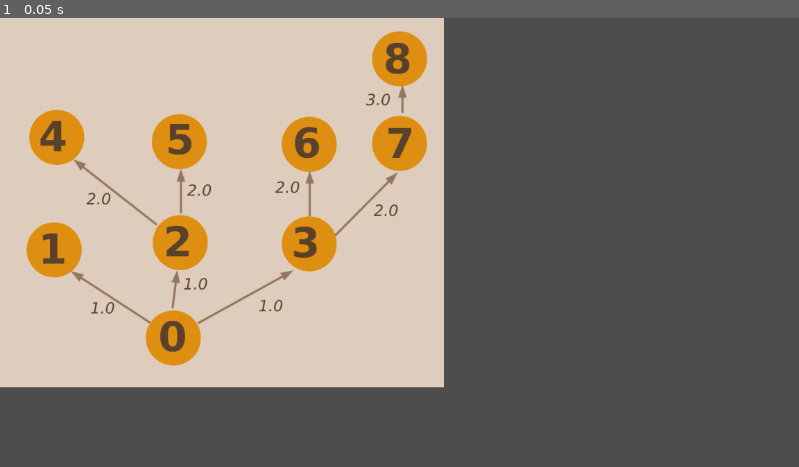
Above: before the commit, frame 1.
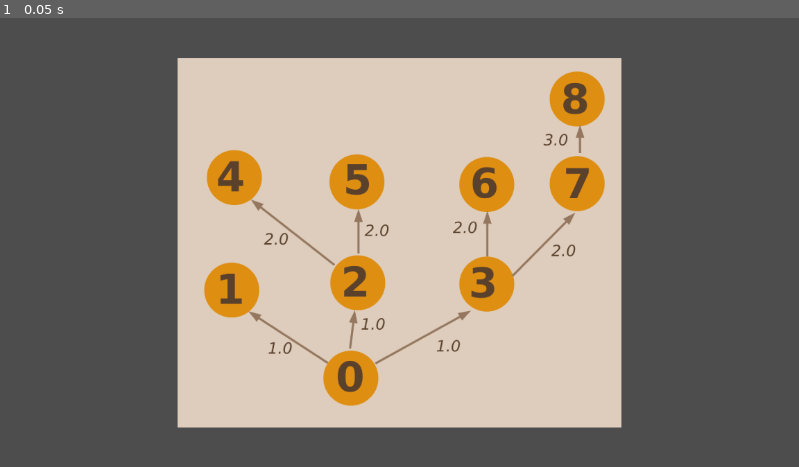
Above: after the commit, the same moment.

Repository: Sithoid/godot-graph
Game: Godot game, scene res://skill_tree.tscn
Two runs of this game, one before a commit and one after it. Both use one fixed random seed, a clock stepped at 60 frames per second and the inputs below.
Inputs:
- Up to frame 1 (0.05 s): no input

The runs differ from the first frame. In frame 1, 50% of the frame differs, in the area x 0-78%, y 0-92%.

Commit message:
Graph implementation

Diff:
--- a/graph_adjacency_list.gd
+++ b/graph_adjacency_list.gd
@@ -4,7 +4,7 @@
 ## This class stores graph data in an adjacency list.
 ## It's supposed to be used for directional acyclic graphs and can sort them and calculate shortest paths.
 
-## GDScript implementation by Sithoid (CC0); based on:
+## GDScript implementation by Sithoid; based on:
 ## https://www.geeksforgeeks.org/adjacency-list-meaning-definition-in-dsa/
 ## https://www.scaler.in/shortest-path-in-directed-acyclic-graph/
 
--- a/project.godot
+++ b/project.godot
@@ -14,3 +14,8 @@
 run/main_scene="res://skill_tree.tscn"
 config/features=PackedStringArray("4.3", "Forward Plus")
 config/icon="res://icon.svg"
+
+[rendering]
+
+renderer/rendering_method="gl_compatibility"
+renderer/rendering_method.mobile="gl_compatibility"
--- a/skill_tree.tscn
+++ b/skill_tree.tscn
@@ -5,11 +5,24 @@
 
 [node name="SkillTree" type="Control"]
 layout_mode = 3
-anchors_preset = 0
+anchors_preset = 15
+anchor_right = 1.0
+anchor_bottom = 1.0
+grow_horizontal = 2
+grow_vertical = 2
 script = ExtResource("1_4jcrs")
 
 [node name="TextureRect" type="TextureRect" parent="."]
-layout_mode = 0
-offset_right = 40.0
-offset_bottom = 40.0
+layout_mode = 1
+anchors_preset = 8
+anchor_left = 0.5
+anchor_top = 0.5
+anchor_right = 0.5
+anchor_bottom = 0.5
+offset_left = -320.0
+offset_top = -266.5
+offset_right = 320.0
+offset_bottom = 266.5
+grow_horizontal = 2
+grow_vertical = 2
 texture = ExtResource("2_6jhf2")
